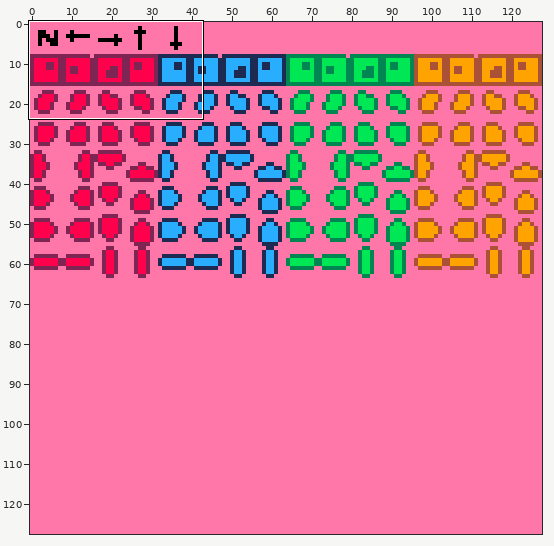
File history of a sprite sheet, sprites/spritesheet.png. Above: a wide view before the commit, with the close-up outlined.
Close-up. Before the commit:
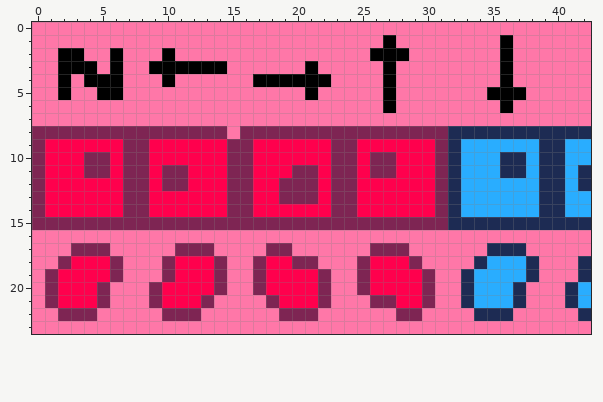
The file is 128x128 pixels. Shown: x 0..42, y 0..23.
And afterwards:
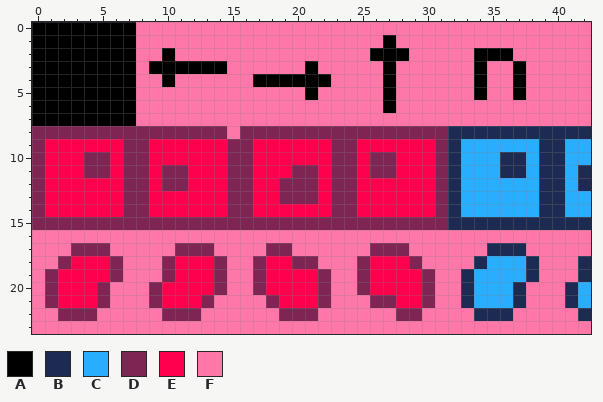
Palette (. is transparent): A #000000  B #1d2b53  C #29adff  D #7e2553  E #ff004d  F #ff77a8
Change:
Colour F gives way to colour A in rows 0 to 1 at x 0 to 7; in row 2 at x 0 to 1, 4 to 5, 7 and 34 to 35; in row 3 at x 0 to 1, 5, 7, 34 and 37; in row 4 at x 0 to 1, 3, 7, 34 and 37; in row 5 at x 0 to 1, 3 to 4, 7 and 34; in rows 6 to 7 at x 0 to 7.
Colour A gives way to colour F in row 1 at x 36; in rows 3 to 4 at x 36; in row 5 at x 35 to 36; in row 6 at x 36.
Where, in picture pixels (left, top, right, bottom), the same in both close-ups:
changed: (32, 22, 136, 126)
changed: (474, 35, 526, 113)
